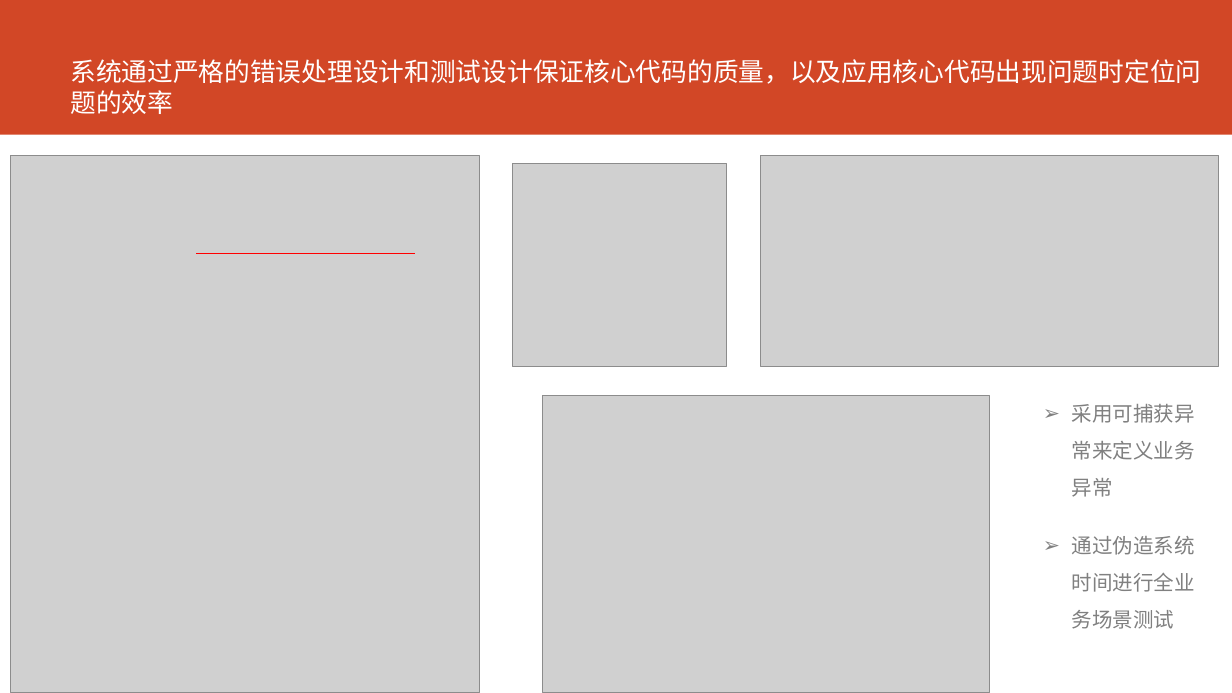
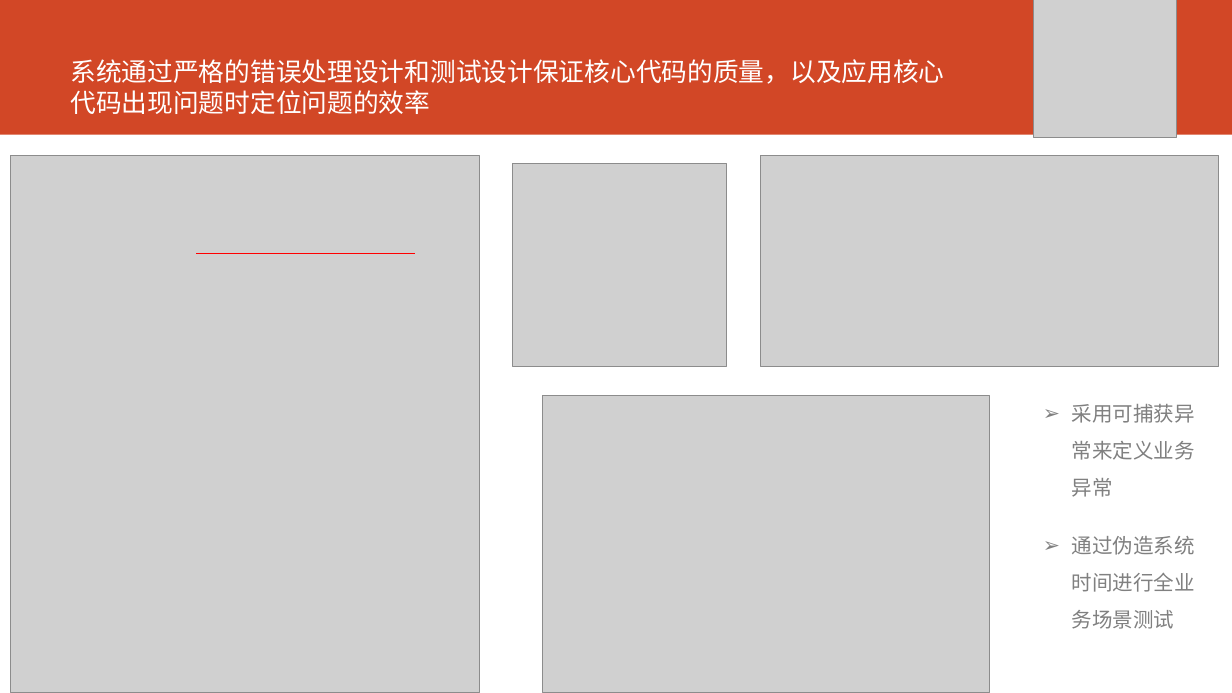
Before and after one commit to AppSecAI-TEST/hospital, a slide deck: slide 12 of doc/EVE新一代HIS核心系统.pptx. Drawn at 1232x693 pixels with LibreOffice and Linux fonts; fonts in the diff are those of the drawing; grey boxes stand for pictures. Boxes give left, top, right and bottom in pixels: in the first picture for what was removed or moved away, otherwise in the second. Text is boxed around its words. In the diff, an @@ line names an element or a change of style, - is before the commit and + after.

```diff
--- a/doc/EVE新一代HIS核心系统.pptx
+++ b/doc/EVE新一代HIS核心系统.pptx
@@ title "系统通过严格的错误处理设计和测试设计保证核心代码的质量，以及应用核心代码出现问题时定位问题的效率" rewrapped from <box>70,59,1201,114</box> to <box>70,59,944,114</box> @@
@@ picture added at <box>1034,0,1177,138</box> @@
```
Also in this commit, not shown: 5 other slides changed.
